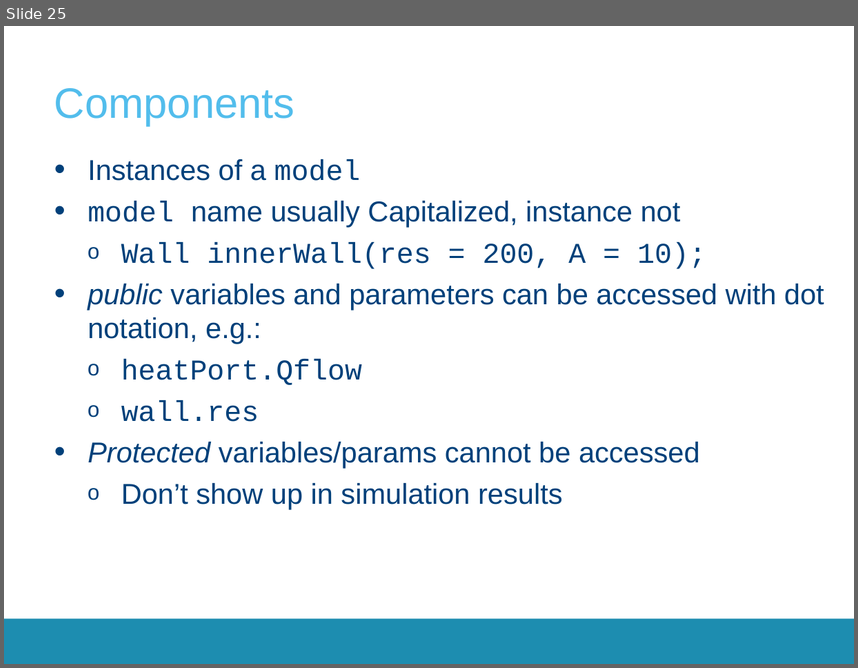
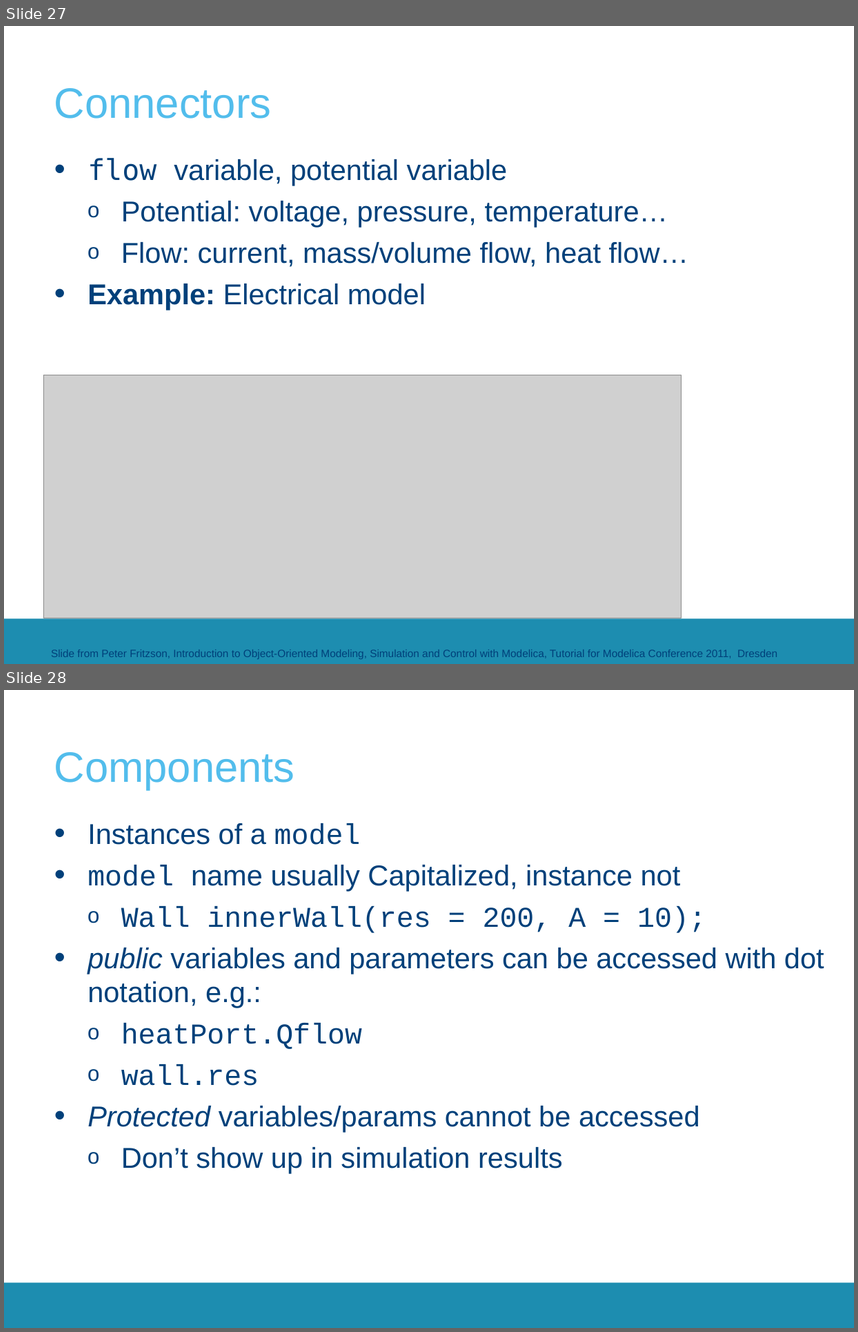
Before and after one commit to open-ideas/__CrashCourse__, a slide deck: 2017-2018/Presentations/CrashCourse_2016.pptx. Shown one above the other, each under a label of ours: slide 25 before the commit, slides 27 and 28 after it. The pictures are 858x668 and 858x1332 pixels, drawn with LibreOffice and Linux fonts; fonts in the diff are those of the drawing; grey boxes stand for pictures; background and template pictures are left out. Boxes give left, top, right and bottom in pixels: in the first picture for what was removed or moved away, otherwise in the second. Text is boxed around its words. In the diff, an @@ line names an element or a change of style, - is before the commit and + after.

```diff
--- a/2017-2018/Presentations/CrashCourse_2016.pptx
+++ b/2017-2018/Presentations/CrashCourse_2016.pptx
@@ slide 27 added at (4,26,854,664), background #FFFFFF; not listed: 1 template element that a slide beside it also shows @@
@@ title added at (54,88,272,118), 40 pt, text #52BDEC @@
+Connectors
@@ text added at (87,158,689,309), 27 pt, text #00407A @@
+• flow variable, potential variable
+  o Potential: voltage, pressure, temperature…
+  o Flow: current, mass/volume flow, heat flow…
+• Example: Electrical model
@@ picture added at (44,375,681,618) @@
@@ text added at (51,649,777,659), 10 pt, text #00407A @@
+Slide from Peter Fritzson, Introduction to Object-Oriented Modeling, Simulation and Control with Modelica, Tutorial for Modelica Conference 2011, Dresden
@@ what was slide 25 is now slide 28 @@
```
Also in this commit, not shown: 6 slides changed.
